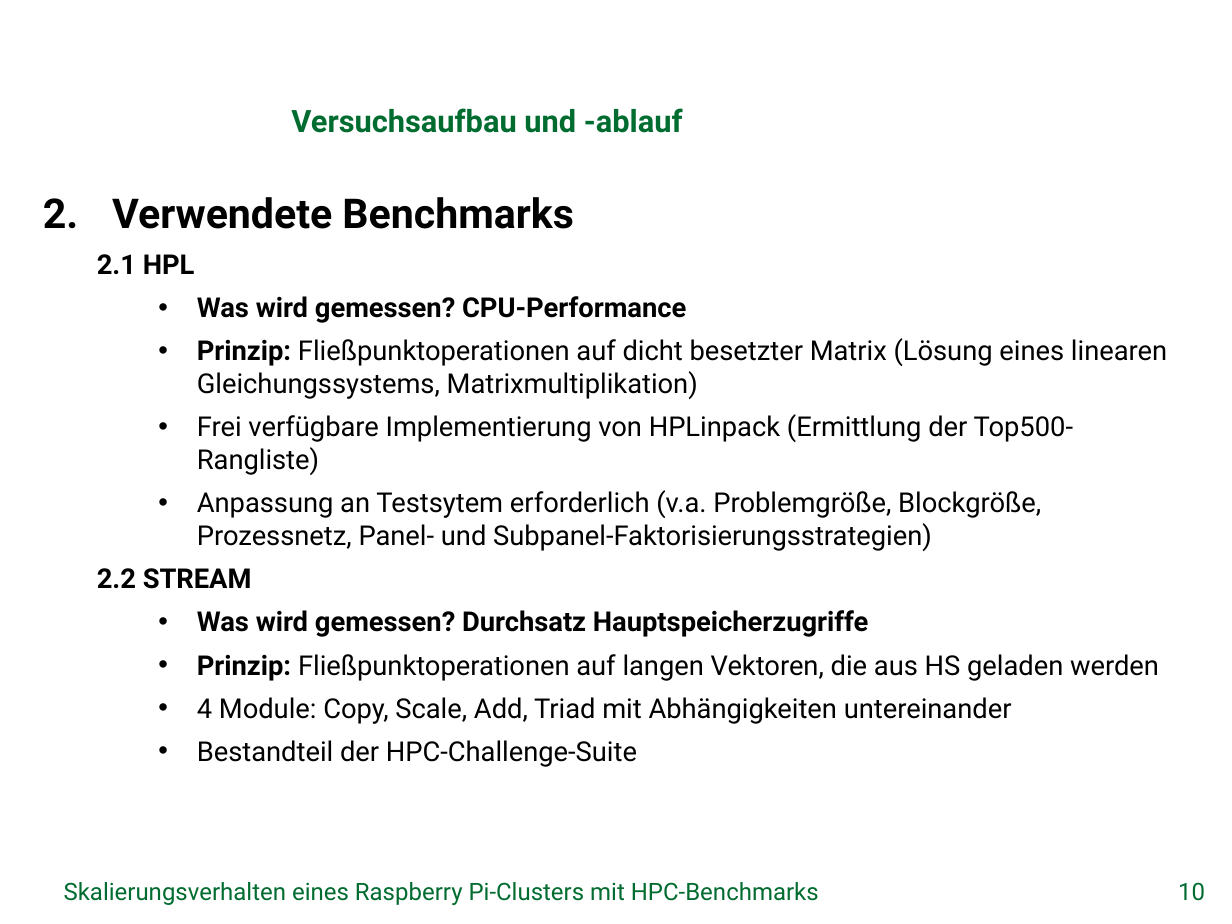
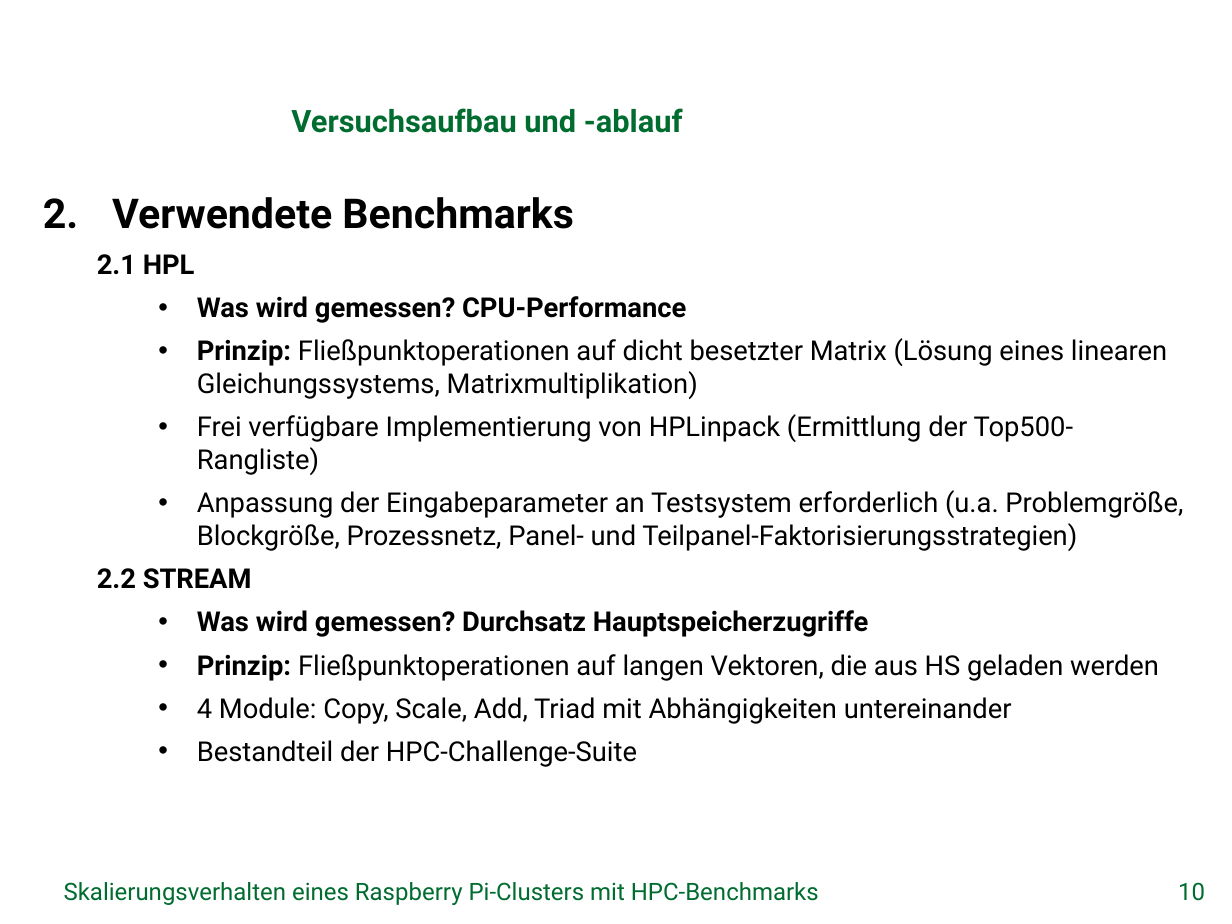
Before and after one commit to missgreenwood/bachelor-arbeit, a slide deck: slide 10 of Disputation/grei14.pptx. Drawn at 1232x924 pixels with LibreOffice and Linux fonts; fonts in the diff are those of the drawing; background and template pictures are left out. Boxes give left, top, right and bottom in pixels: in the first picture for what was removed or moved away, otherwise in the second. Text is boxed around its words. In the diff, an @@ line names an element or a change of style, - is before the commit and + after.

```diff
--- a/Disputation/grei14.pptx
+++ b/Disputation/grei14.pptx
@@ text at [197,490,1183,551]: text changed @@
-    • Anpassung an Testsytem erforderlich (v.a. Problemgröße, Blockgröße, Prozessnetz, Panel- und Subpanel-Faktorisierungsstrategien)
+    • Anpassung der Eingabeparameter an Testsystem erforderlich (u.a. Problemgröße, Blockgröße, Prozessnetz, Panel- und Teilpanel-Faktorisierungsstrategien)
```
Also in this commit, not shown: 8 other slides changed, 1 other file.
